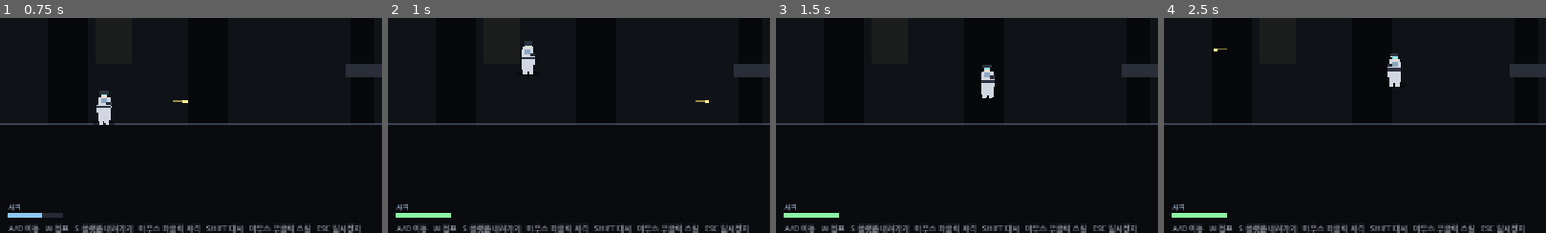
Above: before the commit, frames 1-4 (left to right).
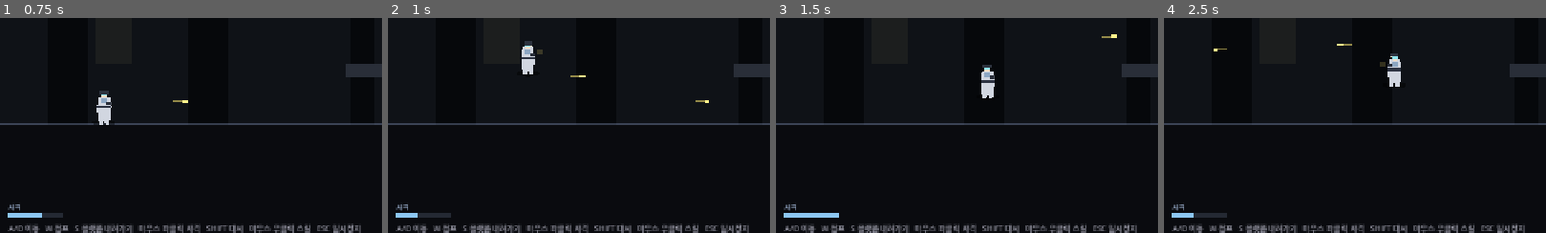
Above: after the commit, the same moments.

Repository: soomin007/EyesOnYou
Game: Godot game, scene res://scenes/stage.tscn
Same seed, same stepped clock (60 frames per second), same inputs: the game is played once before the commit and once after it. This scene is started directly instead of the project's main scene.
Inputs (mouse positions are % of the whole screen's width and height, from its top left):
- Up to frame 1 (0.75 s): tap Enter (ui_skip) at 0.5 s; move the mouse to (72, 45) at 0.52 s; hold D (move_right) from 0.53 s (still down); hold J (attack) from 0.53 s (still down); click (72, 45) at 0.67 s
- Up to frame 2 (1 s): keep holding D (move_right); keep holding J (attack); tap W (jump) at 0.77, 0.8 s
- Up to frame 3 (1.5 s): keep holding D (move_right); tap W (jump) at 1.07, 1.35 s; move the mouse to (30, 55) at 1.27 s; release J (attack) at 1.28 s; click (30, 55) at 1.42 s
- Up to frame 4 (2.5 s): tap W (jump) at 1.52, 1.82, 2.3 s; tap J (attack) at 1.55 s; move the mouse to (60, 28) at 2.02 s; release D (move_right) at 2.03 s; hold A (move_left) from 2.03 s (still down); hold J (attack) from 2.03 s (still down); click (60, 28) at 2.17 s
The pictures show only the part of the screen within x 1-51%, y 48-98%; the shares and areas given below are measured in that part.

Frame 1 is identical in both runs. In frame 2, 0.4% of the frame differs, in the area x 2-52%, y 14-93%; in frame 3, 0.4%; in frame 4, 0.4%.

Commit message:
feat/fix: 방패 회전·저격 사거리·자동 연발·피격/부활 피드백·엔딩 hold-to-quit
방패병 (Enemy.gd):
- SHIELD_DIR_LOCK_DURATION 0.7 → 2.0s. 대시 쿨다운보다 충분히 길게.

저격수 (Enemy.gd):
- SNIPER_RANGE 520 → 820. 플레이어 총알 사거리 495보다 길어 저격수다운 거리에서 발사.
  엄폐 가능한 거리에서 LoS 체크해 발사 → 진짜 저격수처럼 동작.

자동 연발 (Player.gd):
- 공격 키를 is_action_just_pressed → is_action_pressed. _try_attack의 cd 체크가
  실제 발사 빈도를 결정하므로 안전. 꾹 누르면 쿨다운마다 자동 발사.

피격/부활 시각 피드백 (Player.gd, Stage.gd):
- Player에 'revived' 시그널 추가. shield 발동 시 emit.
- Player._show_shield_flash 강화: visual modulate 3.5x + 확장 후광 2겹.
- Stage가 player.damaged/revived 연결:
  - 피격: 붉은 화면 플래시(0.55 알파) + 카메라 흔들림(6px, 0.18s 6단계 falloff)
  - 부활: 흰 전체 화면 플래시(0.85 알파, 0.55s 페이드)

엔딩 hold-to-quit (Ending.gd):
- SPACE 단발은 텍스트 스킵/한 줄 완성으로만 사용.
- 시퀀스 완료 후엔 SPACE 3초간 홀드해야 타이틀로 이동. 손 떼면 progress 빠르게 감소.
- 우측 하단(1000,660) 안내 라벨 + 채워지는 청록 progress bar 표시.

Diff:
--- a/scripts/Ending.gd
+++ b/scripts/Ending.gd
@@ -8,6 +8,8 @@
 @onready var stats_label: Label = $Footer/Stats
 
 const TYPE_INTERVAL: float = 0.045
+
+const HOLD_TO_QUIT_DURATION: float = 3.0
 
 var ending_id: String = ""
 var lines: Array = []
@@ -18,6 +20,9 @@
 var waiting_choice: bool = false
 var sequence_complete: bool = false
 var silent_timer: float = 0.0
+var hold_progress: float = 0.0
+var hold_hint: Label
+var hold_progress_bar: ColorRect
 
 func _ready() -> void:
 	ending_id = EndingResolver.resolve(GameState.trust_score, GameState.aggression_score)
@@ -34,7 +39,38 @@
 		title_label.modulate.a = 0.3
 		sub_title_label.modulate.a = 0.3
 		_setup_ending_d_atmosphere()
+	_build_hold_hint()
 	_start_line()
+
+func _build_hold_hint() -> void:
+	# 우측 하단 안내 — 시퀀스 완료 후에만 표시. SPACE를 3초간 누르고 있어야 타이틀로 이동.
+	var layer := CanvasLayer.new()
+	layer.layer = 10
+	add_child(layer)
+	var box := VBoxContainer.new()
+	box.add_theme_constant_override("separation", 4)
+	box.position = Vector2(1000, 660)
+	box.size = Vector2(260, 50)
+	layer.add_child(box)
+	hold_hint = Label.new()
+	hold_hint.text = "SPACE 길게 — 타이틀로 (3초)"
+	hold_hint.add_theme_font_size_override("font_size", 12)
+	hold_hint.add_theme_color_override("font_color", Color(0.55, 0.6, 0.7))
+	hold_hint.horizontal_alignment = HORIZONTAL_ALIGNMENT_RIGHT
+	hold_hint.size = Vector2(260, 16)
+	hold_hint.visible = false
+	box.add_child(hold_hint)
+	# progress bar (배경 + 채우기)
+	var bg := ColorRect.new()
+	bg.color = Color(0.18, 0.20, 0.24, 0.7)
+	bg.custom_minimum_size = Vector2(260, 4)
+	bg.size = Vector2(260, 4)
+	hold_progress_bar = ColorRect.new()
+	hold_progress_bar.color = Color(0.55, 0.85, 0.95)
+	hold_progress_bar.size = Vector2(0, 4)
+	bg.add_child(hold_progress_bar)
+	bg.visible = false
+	box.add_child(bg)
 
 func _setup_ending_d_atmosphere() -> void:
 	# 미세한 노이즈 레이어 — 정적 느낌
@@ -96,6 +132,21 @@
 			text_label.add_theme_color_override("font_color", Color(0.85, 0.85, 0.85))
 
 func _process(delta: float) -> void:
+	# 시퀀스 완료 후엔 SPACE 누른 시간 누적 → 3초 채우면 타이틀로.
+	if sequence_complete:
+		if Input.is_action_pressed("jump") or Input.is_action_pressed("ui_skip"):
+			hold_progress += delta
+			if hold_progress_bar != null:
+				hold_progress_bar.size.x = 260.0 * clamp(hold_progress / HOLD_TO_QUIT_DURATION, 0.0, 1.0)
+			if hold_progress >= HOLD_TO_QUIT_DURATION:
+				GameState.reset()
+				get_tree().change_scene_to_file(SceneRouter.TITLE)
+				return
+		else:
+			hold_progress = max(0.0, hold_progress - delta * 1.5)  # 손 떼면 빠르게 줄어듦
+			if hold_progress_bar != null:
+				hold_progress_bar.size.x = 260.0 * clamp(hold_progress / HOLD_TO_QUIT_DURATION, 0.0, 1.0)
+		return
 	if line_idx >= lines.size():
 		return
 	var line: Dictionary = lines[line_idx]
@@ -154,16 +205,19 @@
 
 func _on_sequence_done() -> void:
 	sequence_complete = true
-	hint_label.text = "[ SPACE — 타이틀로 ]"
+	hint_label.text = ""
+	if hold_hint != null:
+		hold_hint.visible = true
+	if hold_progress_bar != null and hold_progress_bar.get_parent() is Control:
+		(hold_progress_bar.get_parent() as Control).visible = true
 
 func _unhandled_input(event: InputEvent) -> void:
 	if waiting_choice:
 		return
+	# 시퀀스 완료 후엔 SPACE 단발은 무시 — 길게 누르기로만 타이틀 이동 (process에서 처리).
+	if sequence_complete:
+		return
 	if event.is_action_pressed("ui_skip") or event.is_action_pressed("jump"):
-		if sequence_complete:
-			GameState.reset()
-			get_tree().change_scene_to_file(SceneRouter.TITLE)
-			return
 		# 한 줄 즉시 완성
 		if line_idx < lines.size():
 			var line: Dictionary = lines[line_idx]
--- a/scripts/Enemy.gd
+++ b/scripts/Enemy.gd
@@ -44,7 +44,9 @@
 # Sniper — 시야가 트여 있을 때만 발사
 const SNIPER_FIRE_INTERVAL: float = 2.6
 const SNIPER_AIM_TIME: float = 0.7
-const SNIPER_RANGE: float = 520.0
+# 저격수다운 사거리 — 플레이어 총알 사거리(495px)보다 충분히 길게.
+# 플레이어가 사거리 안에 들어오면 LoS 체크 후 발사. 엄폐가 보일 만큼 길어야 진짜 저격수.
+const SNIPER_RANGE: float = 820.0
 
 # Drone — 머리 위 호버 후 폭탄 투하
 const DRONE_SPEED: float = 110.0
@@ -76,8 +78,8 @@
 var bomber_state_timer: float = 0.0
 
 # 방패병 정면 회전 지연 — 한 번 돈 뒤 일정 시간 다시 못 돌게.
-# 측면/후면을 잡을 윈도우를 만들어준다 (대시로 뒤로 빠져나가는 플레이가 가능하도록).
-const SHIELD_DIR_LOCK_DURATION: float = 0.7
+# 대시 쿨다운(0.7s)보다 충분히 길어야 측면/후면 잡고 돌아갈 시간이 생김.
+const SHIELD_DIR_LOCK_DURATION: float = 2.0
 var shield_dir_lock_timer: float = 0.0
 
 var encountered: bool = false
--- a/scripts/Player.gd
+++ b/scripts/Player.gd
@@ -3,6 +3,7 @@
 
 signal damaged
 signal died
+signal revived
 
 const SPEED: float = 240.0
 const JUMP_VELOCITY: float = -540.0
@@ -87,7 +88,8 @@
 		_try_jump()
 	# 전투 입력 제한 (??? 맵에서) — 이동/점프만 허용
 	if not GameState.restrict_combat_input:
-		if Input.is_action_just_pressed("attack"):
+		# 공격 — 꾹 누르면 쿨다운마다 자동 연발. _try_attack이 cd 체크해 자체 무시.
+		if Input.is_action_pressed("attack"):
 			_try_attack()
 		if Input.is_action_just_pressed("dash"):
 			_try_dash()
@@ -267,16 +269,44 @@
 		GameState.player_hp = 2 if sh_tier >= 2 else 1
 		GameState.skills.erase("shield")
 		_show_shield_flash()
+		emit_signal("revived")
 		return
 	if GameState.is_dead():
 		emit_signal("died")
 
 func _show_shield_flash() -> void:
-	# 방어막 발동 시각 효과 — 흰 빛 잠시 휘감고 사라짐
-	if visual == null:
-		return
-	visual.modulate = Color(2.5, 2.5, 2.5)
-	create_tween().tween_property(visual, "modulate", Color(1, 1, 1), 0.45)
+	# 방어막 발동 — 강한 흰 플래시 + 확장하는 후광 (한 번에 인지되도록 강화).
+	if visual != null:
+		visual.modulate = Color(3.5, 3.5, 4.0)
+		create_tween().tween_property(visual, "modulate", Color(1, 1, 1), 0.6)
+	var halo := Polygon2D.new()
+	halo.color = Color(1.0, 1.0, 1.2, 0.85)
+	var pts: Array = []
+	for i in 28:
+		var a: float = float(i) * TAU / 28.0
+		pts.append(Vector2(cos(a) * 28.0, sin(a) * 28.0))
+	halo.polygon = PackedVector2Array(pts)
+	halo.position = Vector2(0, -28)
+	halo.z_index = 5
+	add_child(halo)
+	var tw := halo.create_tween()
+	tw.set_parallel(true)
+	tw.tween_property(halo, "scale", Vector2(3.4, 3.4), 0.55)
+	tw.tween_property(halo, "modulate:a", 0.0, 0.55)
+	tw.chain().tween_callback(halo.queue_free)
+	# 두 번째 후광 (살짝 늦게 따라옴 — 섬광 느낌)
+	var halo2 := Polygon2D.new()
+	halo2.color = Color(0.85, 0.95, 1.0, 0.5)
+	halo2.polygon = PackedVector2Array(pts)
+	halo2.position = Vector2(0, -28)
+	halo2.z_index = 4
+	add_child(halo2)
+	var tw2 := halo2.create_tween()
+	tw2.tween_interval(0.12)
+	tw2.set_parallel(true)
+	tw2.tween_property(halo2, "scale", Vector2(4.5, 4.5), 0.5)
+	tw2.tween_property(halo2, "modulate:a", 0.0, 0.5)
+	tw2.chain().tween_callback(halo2.queue_free)
 
 func _update_visual() -> void:
 	if visual == null:
--- a/scripts/Stage.gd
+++ b/scripts/Stage.gd
@@ -1034,6 +1034,8 @@
 	add_child(player)
 	player.global_position = PLAYER_START
 	player.died.connect(_on_player_died)
+	player.damaged.connect(_on_player_damaged)
+	player.revived.connect(_on_player_revived)
 
 func _build_camera() -> void:
 	camera = Camera2D.new()
@@ -1341,6 +1343,48 @@
 	GameState.register_death()
 	get_tree().change_scene_to_file(SceneRouter.DEATH)
 
+func _on_player_damaged() -> void:
+	# 피격 — 화면 가장자리 짧은 붉은 플래시 + 가벼운 카메라 흔들림
+	_screen_flash(Color(1.0, 0.18, 0.22, 0.55), 0.06, 0.32)
+	_camera_shake(6.0, 0.18)
+
+func _on_player_revived() -> void:
+	# 부활 — 강한 흰 플래시 (전체 화면이 잠깐 밝아짐)
+	_screen_flash(Color(1.0, 1.0, 1.15, 0.85), 0.05, 0.5)
+
+func _screen_flash(col: Color, fade_in: float, fade_out: float) -> void:
+	var layer := CanvasLayer.new()
+	layer.layer = 35
+	add_child(layer)
+	var rect := ColorRect.new()
+	rect.color = Color(col.r, col.g, col.b, 0.0)
+	rect.set_anchors_preset(Control.PRESET_FULL_RECT)
+	rect.mouse_filter = Control.MOUSE_FILTER_IGNORE
+	layer.add_child(rect)
+	var tw := rect.create_tween()
+	tw.tween_property(rect, "color:a", col.a, fade_in)
+	tw.tween_property(rect, "color:a", 0.0, fade_out)
+	tw.tween_callback(layer.queue_free)
+
+func _camera_shake(magnitude: float, duration: float) -> void:
+	if camera == null or not is_instance_valid(camera):
+		return
+	var origin: Vector2 = camera.offset
+	var rng := RandomNumberGenerator.new()
+	rng.randomize()
+	var elapsed: float = 0.0
+	var steps: int = 6
+	for i in steps:
+		var t: float = float(i) / float(steps)
+		var falloff: float = 1.0 - t
+		var ox: float = rng.randf_range(-magnitude, magnitude) * falloff
+		var oy: float = rng.randf_range(-magnitude, magnitude) * falloff
+		camera.offset = origin + Vector2(ox, oy)
+		await get_tree().create_timer(duration / float(steps)).timeout
+		if not is_instance_valid(camera):
+			return
+	camera.offset = origin
+
 func _process(_delta: float) -> void:
 	_refresh_hud()
 
